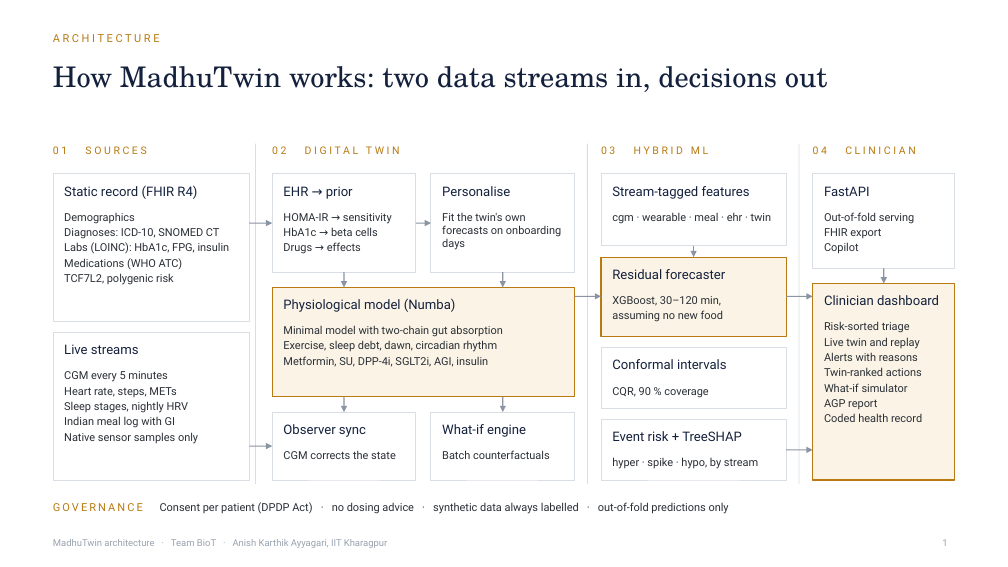
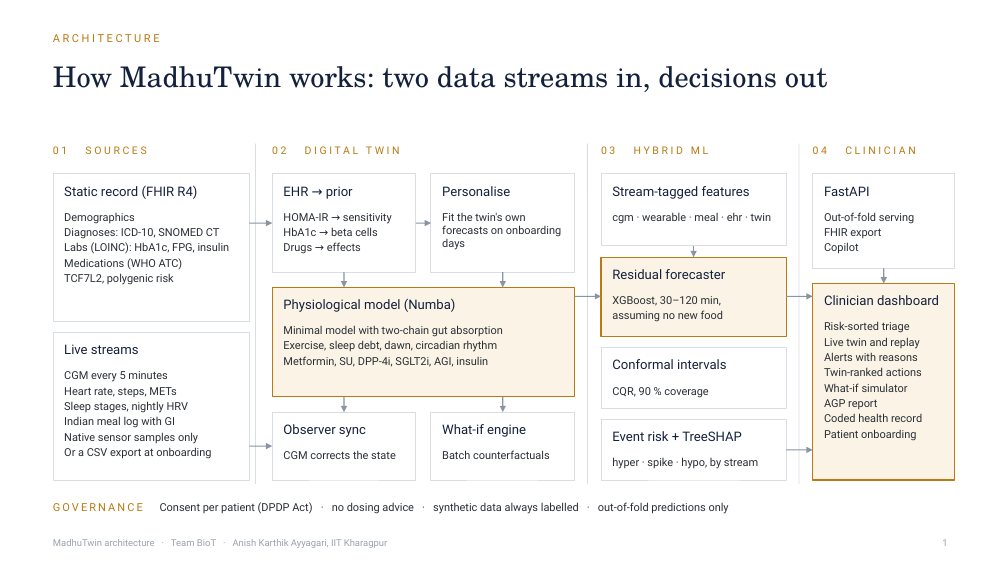
Before and after one commit to Realmer01/BioT_IIT_Kharagpur, a slide deck: slide 1 of docs/Architecture.pptx. Drawn at 1008x567 pixels with LibreOffice and Linux fonts; fonts in the diff are those of the drawing. Boxes give left, top, right and bottom in pixels: in the first picture for what was removed or moved away, otherwise in the second. Text is boxed around its words. In the diff, an @@ line names an element or a change of style, - is before the commit and + after.

Commit message:
Add new-patient onboarding to the presentation and architecture
- New slide: a new patient's twin built from a CSV upload, with the
  sample's personalisation result
- Roadmap and architecture diagram list onboarding; the CSV path is shown
  as an input to the live streams

```diff
--- a/docs/Architecture.pptx
+++ b/docs/Architecture.pptx
@@ text at box(64, 447, 211, 459): paragraph added @@
+Or a CSV export at onboarding
@@ text at box(824, 429, 916, 441): paragraph added @@
+Patient onboarding
```
Also in this commit, not shown: 4 other files.
